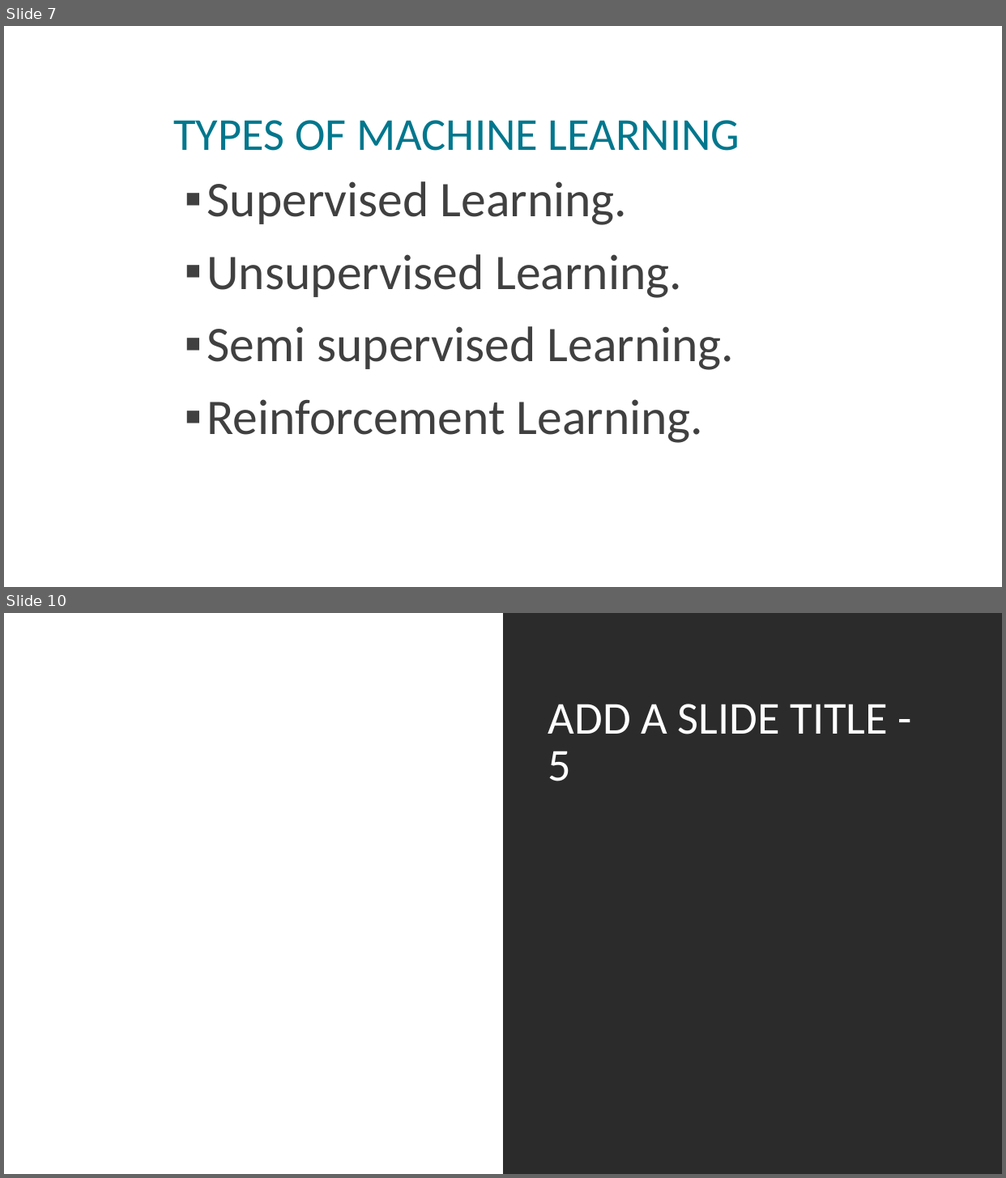
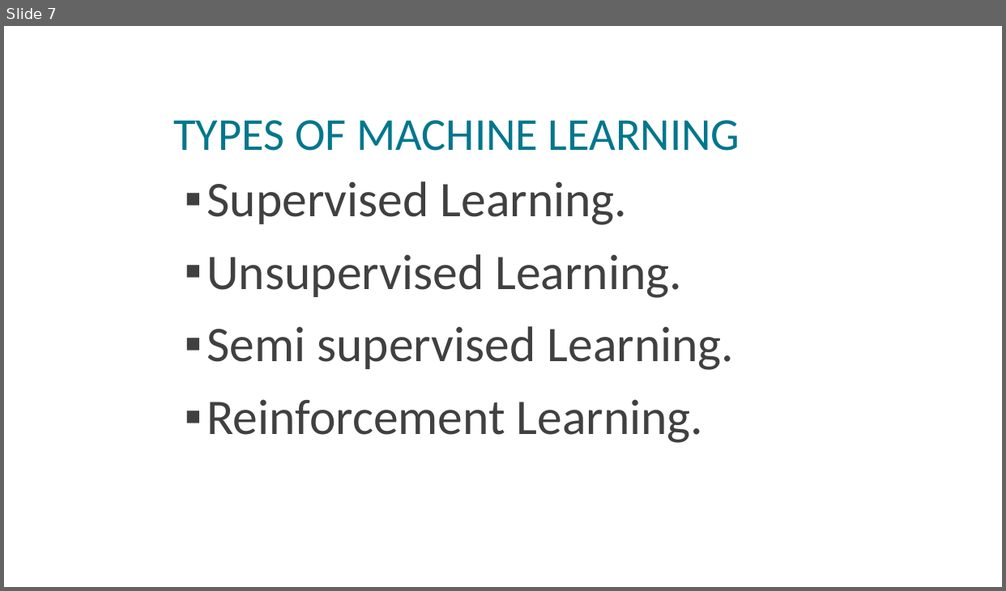
Before and after one commit to VISWESWARAN1998/machine-learning, a slide deck: Machine Learning.pptx. Shown one above the other, each under a label of ours: slides 7 and 10 before the commit, slide 7 after it; the slides between them are not shown. The pictures are 1006x1178 and 1006x591 pixels, drawn with LibreOffice and Linux fonts; fonts in the diff are those of the drawing; background and template pictures are left out; a plain dark background stands for a picture behind light text. Boxes give left, top, right and bottom in pixels: in the first picture for what was removed or moved away, otherwise in the second. Text is boxed around its words. In the diff, an @@ line names an element or a change of style, - is before the commit and + after.

```diff
--- a/Machine Learning.pptx
+++ b/Machine Learning.pptx
@@ slide 10 removed at [4, 613, 1002, 1174], background picture (left out) @@
@@ rectangle removed at [4, 613, 503, 1174] @@
@@ title removed at [548, 704, 888, 781] @@
-ADD A SLIDE TITLE - 5
```
Also in this commit, not shown: 1 slide changed, 3 slides added, 1 other slide removed.
